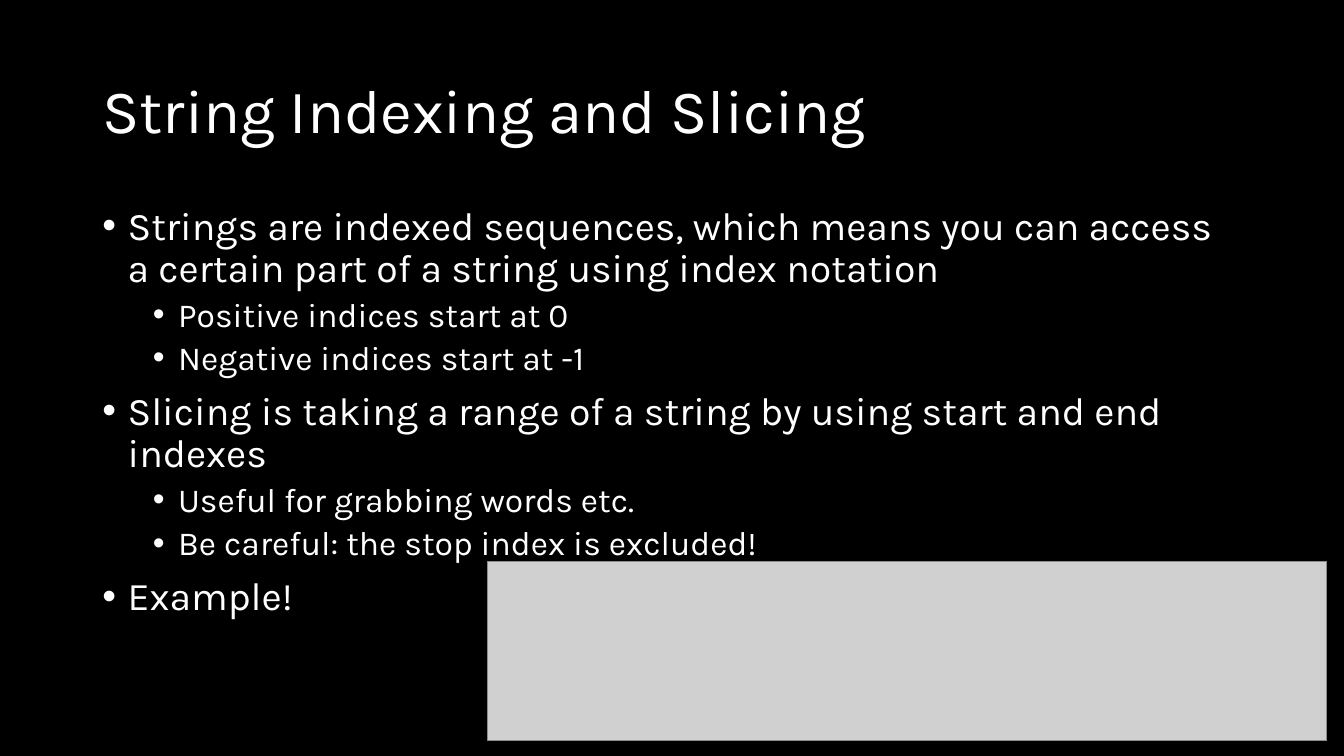
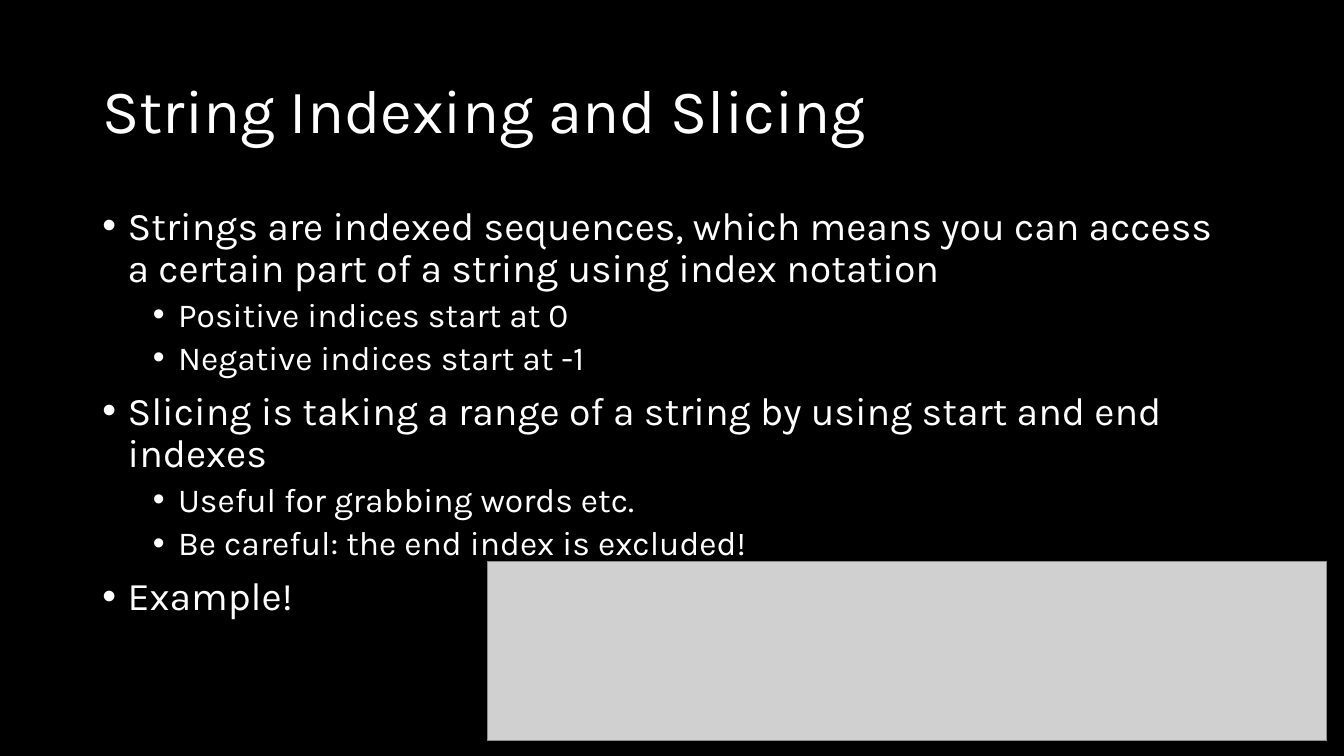
Before and after one commit to d-guh/computer-courses, a slide deck: slide 7 of intro-to-python/03/lesson-03.pptx. Drawn at 1344x756 pixels with LibreOffice and Linux fonts; fonts in the diff are those of the drawing; grey boxes stand for pictures; background and template pictures are left out. Boxes give left, top, right and bottom in pixels: in the first picture for what was removed or moved away, otherwise in the second. Text is boxed around its words. In the diff, an @@ line names an element or a change of style, - is before the commit and + after.

Commit message:
fix(intro-py/03): typo on slides

```diff
--- a/intro-to-python/03/lesson-03.pptx
+++ b/intro-to-python/03/lesson-03.pptx
@@ text at [178,532,746,564]: text changed @@
-  • Be careful: the stop index is excluded!
+  • Be careful: the end index is excluded!
```
Also in this commit, not shown: 1 other file.
